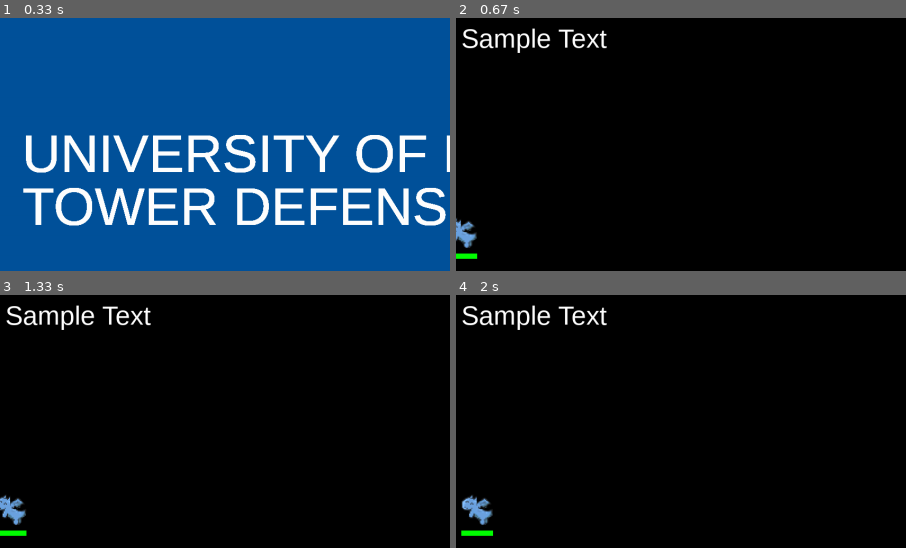
Above: before the commit, frames 1-4 (two rows, left to right).
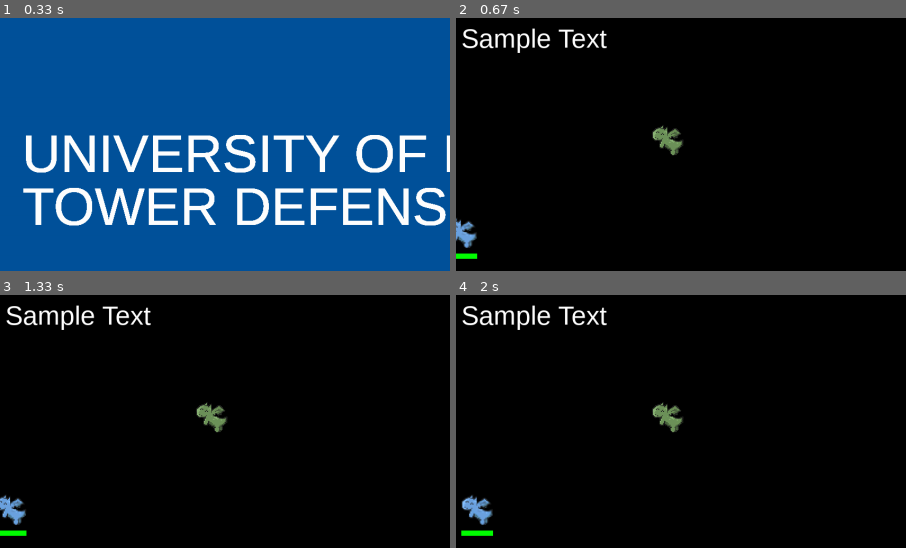
Above: after the commit, the same moments.

Repository: m-heck/SwampHacks
Game: pygame game, started from main.py
Same seed, same stepped clock (60 frames per second), same inputs: the game is played once before the commit and once after it.
Inputs (mouse positions are % of the whole screen's width and height, from its top left):
- Up to frame 1 (0.33 s): no input
- Up to frame 2 (0.67 s): press the mouse at (26, 51) at 0.37 s; move the mouse to (43, 61) at 0.47 s; release the mouse at (60, 72) at 0.6 s
- Up to frame 3 (1.33 s): no input
- Up to frame 4 (2 s): no input
The pictures show only the part of the screen within x 0-50%, y 0-50%; the shares and areas given below are measured in that part.

Frame 1 is identical in both runs. In frame 2, 0.5% of the frame differs, in the area x 43-51%, y 42-55%; in frame 3, 0.5%; in frame 4, 0.5%.

Commit message:
added attack method

Diff:
--- a/fighter.py
+++ b/fighter.py
@@ -1,6 +1,7 @@
 # Abstract class for attackers and defender
 import pygame
 import os
+import helper
 
 # Loads images
 # !! FOR NOW, GREEN = DEFENDERS and BLUE = ATTACKERS
@@ -40,6 +41,7 @@
         self.hp = hp
         self.movespd = movespd
         self.img = BLUE_DRAGON_1
+        self.mask = pygame.mask.from_surface(self.img)
 
     def draw(self, window):
         window.blit(self.img, (self.x, self.y))
@@ -88,3 +90,32 @@
 
         # green rect
         pygame.draw.rect(window, (0, 255, 0), (self.x, self.y + self.img.get_height() + 10, self.img.get_width() * (self.hp / self.max_hp), 10))
+
+
+class Defender(Fighter):
+    def __init__(self, x=370, y=200, atk=20, atkspd=10, range=200):
+        super().__init__(x, y)
+        self.atk = atk
+        self.atkspd = atkspd
+        self.range = range
+        self.img = GREEN_DRAGON_1
+        self.cooldown = round((1 / atkspd) * 60)
+        self.cooldown_counter = self.cooldown
+        self.arrows = []
+        self.mask = pygame.mask.from_surface(self.img)
+
+    def draw(self, window):
+        window.blit(self.img, (self.x, self.y))
+        for arrow in self.arrows:
+            arrow.draw(window)
+
+    def cooldown(self):
+        if self.cooldown_counter >= self.cooldown:
+            self.cooldown_counter = 0
+        elif self.cooldown_counter > 0:
+            self.cooldown_counter += 1
+
+    def attack(self, obj, attackers):
+        if self.cooldown_counter == 0:
+            closest_attacker = helper.find_closest(obj, attackers)
+            obj.take_damage(self.atk)
--- a/helper.py
+++ b/helper.py
@@ -1,12 +1,19 @@
-import fighter
+import math
 
 
-def step(obj, window, steps, direction):
-    if direction == "right":
-        obj.move_right()
-    elif direction == "left":
-        obj.move_left()
-    elif direction == "down":
-        obj.move_down()
-    elif direction == "up":
-        obj.move_up()
+def find_distance(obj1, obj2):
+    x_displacement = obj1.get_x() - obj2.get_x()
+    y_displacement = obj1.get_y() - obj2.get_y()
+    distance = round(math.srt(math.pow(x_displacement, 2) + math.pow(y_displacement, 2)))
+    return distance
+
+
+def find_closest(obj1, obj_list):
+    min_dist = find_distance(obj1, obj_list[0])
+    closest_obj = obj_list[0]
+    for obj in obj_list:
+        temp_dist = find_distance(obj1, obj)
+        if temp_dist < min_dist:
+            min_dist = temp_dist
+            closest_obj = obj
+    return closest_obj
--- a/main.py
+++ b/main.py
@@ -3,7 +3,7 @@
 import time
 import random
 import helper
-from fighter import Attacker
+from fighter import Attacker, Defender
 
 # initializes pygame's fonts
 pygame.font.init()
@@ -16,7 +16,7 @@
 #Menu BG
 menu_bg = pygame.transform.scale(pygame.image.load(os.path.join("images", "BG.png")), (WIDTH, HEIGHT))
 
-#colors
+# colors
 white = (255, 255, 255)
 red = (255, 0, 0)
 orange = (255, 100, 0)
@@ -28,8 +28,12 @@
     FPS = 60  # Shows 60 frames per second
     main_font = pygame.font.SysFont('arial', 50)
 
-    # CREATES PLAYER OBJECT
-    attacker = Attacker()
+    # CREATES FIGHTER ARRAYS
+    attackers = []
+    defenders = []
+
+    attackers.append(Attacker())
+    defenders.append(Defender())
 
     clock = pygame.time.Clock()  # Checks for events 60 times every second
 
@@ -44,8 +48,11 @@
 
         WINDOW.blit(sample_label, (10, 10))  # Draws the text
 
-        # DRAWS THE ATTACKER
-        attacker.draw(WINDOW)
+        # DRAWS THE FIGHTERS
+        for attacker in attackers:
+            attacker.draw(WINDOW)
+        for defender in defenders:
+            defender.draw(WINDOW)
 
         pygame.display.update()  # Refreshes the display
 
@@ -64,7 +71,7 @@
         # CHECKS FOR USER INPUT
         keys = pygame.key.get_pressed()  # Returns a dictionary with all the keys pressed
 
-        attacker.move_right(10, WIDTH)
+        attackers[0].move_right(10, WIDTH)
 
 
 def main_menu():
@@ -105,4 +112,5 @@
                     main()
     pygame.quit()
 
+
 main_menu()
